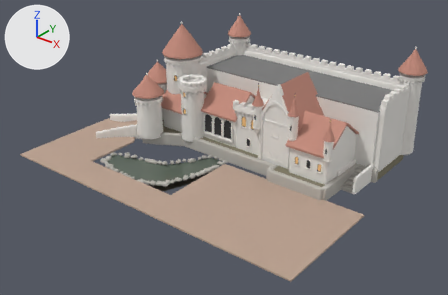
One commit to the Blender file models/AR_Zwavelstokjes/MZ_stadje_master.blend: the scene before it, then after it.
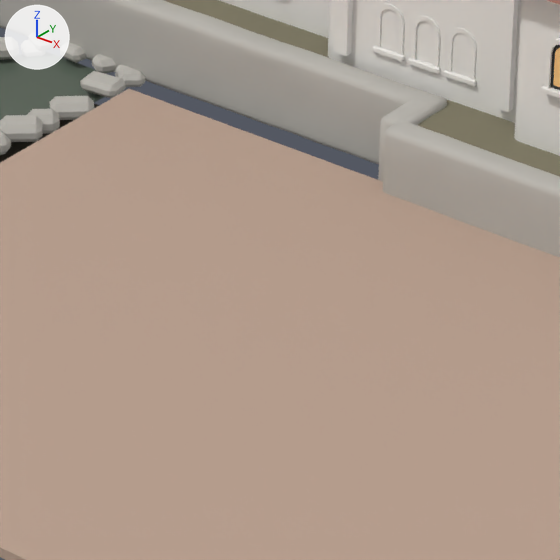
The first picture shows the older version from a 50 mm lens placed at (28.7, -42.2, 25.0), pointed at (-1.4, -4.6, 1.6). The close-ups show the older and then the newer version on the part from 45% to 66% of the width and 51% to 82% of the height of that picture. Only the edits that show in the close-ups are written down. The axes (+X, +Y, +Z) are drawn at upper left. The lights are the same throughout.

Objects in the first close-up: 'MZ_blokken__stuc', 'MZ_heuvel__grond', 'MZ_keermuur__natuursteen', 'MZ_pad__klinker', 'MZ_ramen__stuc', 'MZ_topgevel__stuc', 'MZ_vijver__natuursteen', 'MZ_vijver__water' and 3 more.
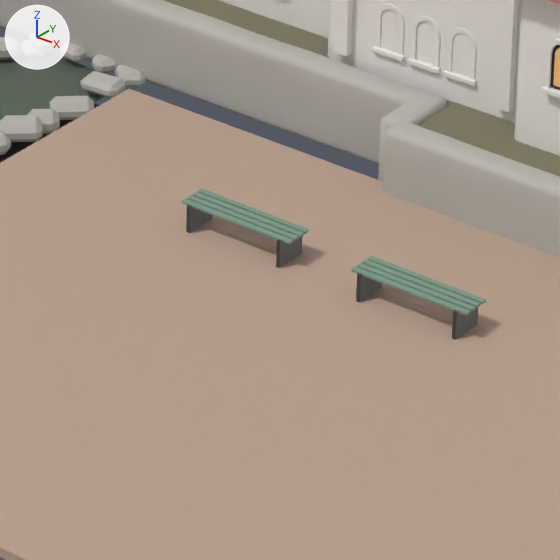
Where the change shows, as pixel boxes (x1, y1, x2, y2) in the close-ups (560 x 560 px):
'MZ_bankjes__bankgroen', added: after (182, 189, 486, 316)
'MZ_bankjes__ijzer', added: after (186, 198, 478, 340)

The change, as a list of edits to the scene's bpy script:
```text
Add mat_mat_bankgroen:
    mat_mat_bankgroen = principled_material('MAT_bankgroen')
    mat_mat_bankgroen.base_color = (0.2, 0.32, 0.24)  # greyish green #7c9986
    mat_mat_bankgroen.roughness = 0.7
Add me_mz_bankjes__bankgroen:
    me_mz_bankjes__bankgroen.from_pydata(...)  # 192 vertices, 208 faces; spans x 1.7..6.34, y -7.27..-6.76, z 0.42..0.46
    me_mz_bankjes__bankgroen.materials.append(mat_mat_bankgroen)  # greyish green #7c9986
Add me_mz_bankjes__ijzer:
    me_mz_bankjes__ijzer.from_pydata(...)  # a box spanning x 6.16..6.22, y -7.31..-6.81, z 0.0..0.44; a box spanning x 4.66..4.72, y -7.31..-6.81, z 0.0..0.44; a box spanning x 3.32..3.38, y -7.25..-6.75, z 0.0..0.44; a box spanning x 1.82..1.88, y -7.25..-6.75, z 0.0..0.44
    me_mz_bankjes__ijzer.materials.append(mat_mat_ijzer)  # dark grey #3f3f3f
Add ob_mz_bankjes__bankgroen:
    ob_mz_bankjes__bankgroen = bpy.data.objects.new('MZ_bankjes__bankgroen', me_mz_bankjes__bankgroen)
    ob_mz_bankjes__bankgroen.location = (0.0, 0.0, 0.0)
Add ob_mz_bankjes__ijzer:
    ob_mz_bankjes__ijzer = bpy.data.objects.new('MZ_bankjes__ijzer', me_mz_bankjes__ijzer)
    ob_mz_bankjes__ijzer.location = (0.0, 0.0, 0.0)
```
